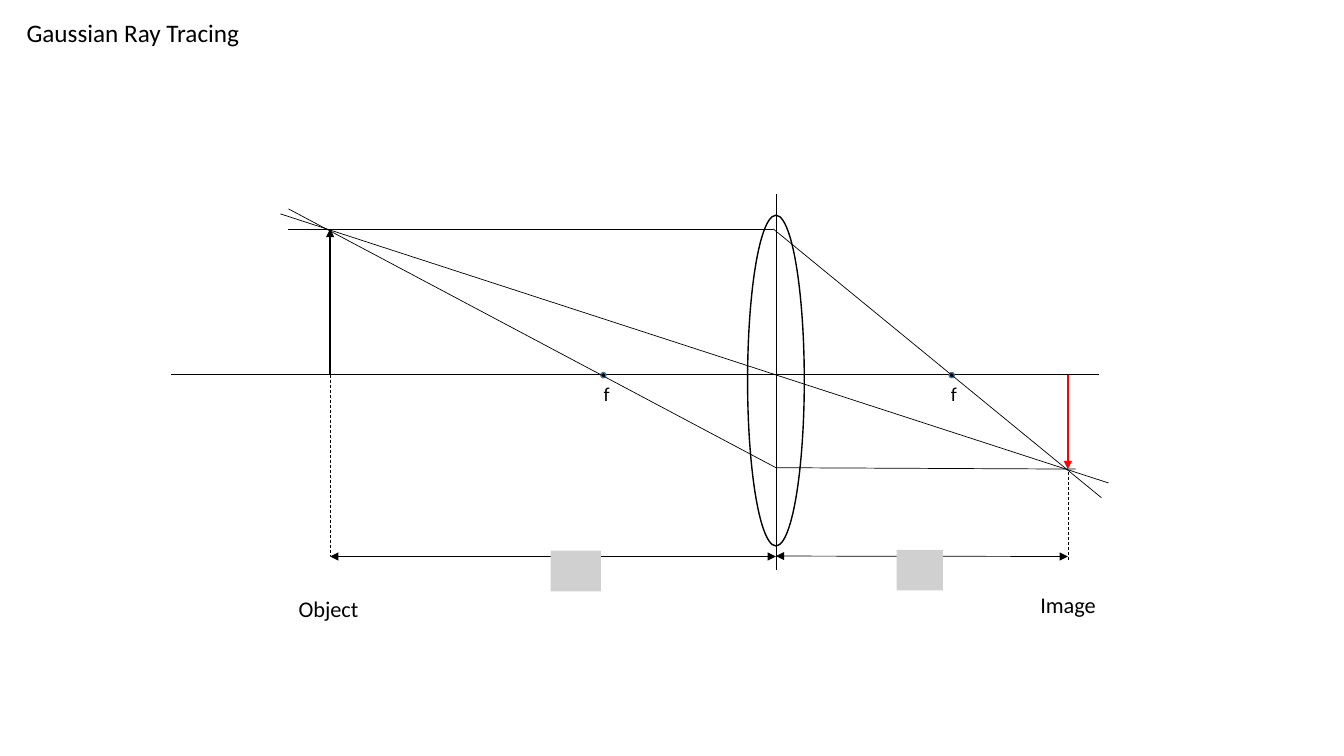
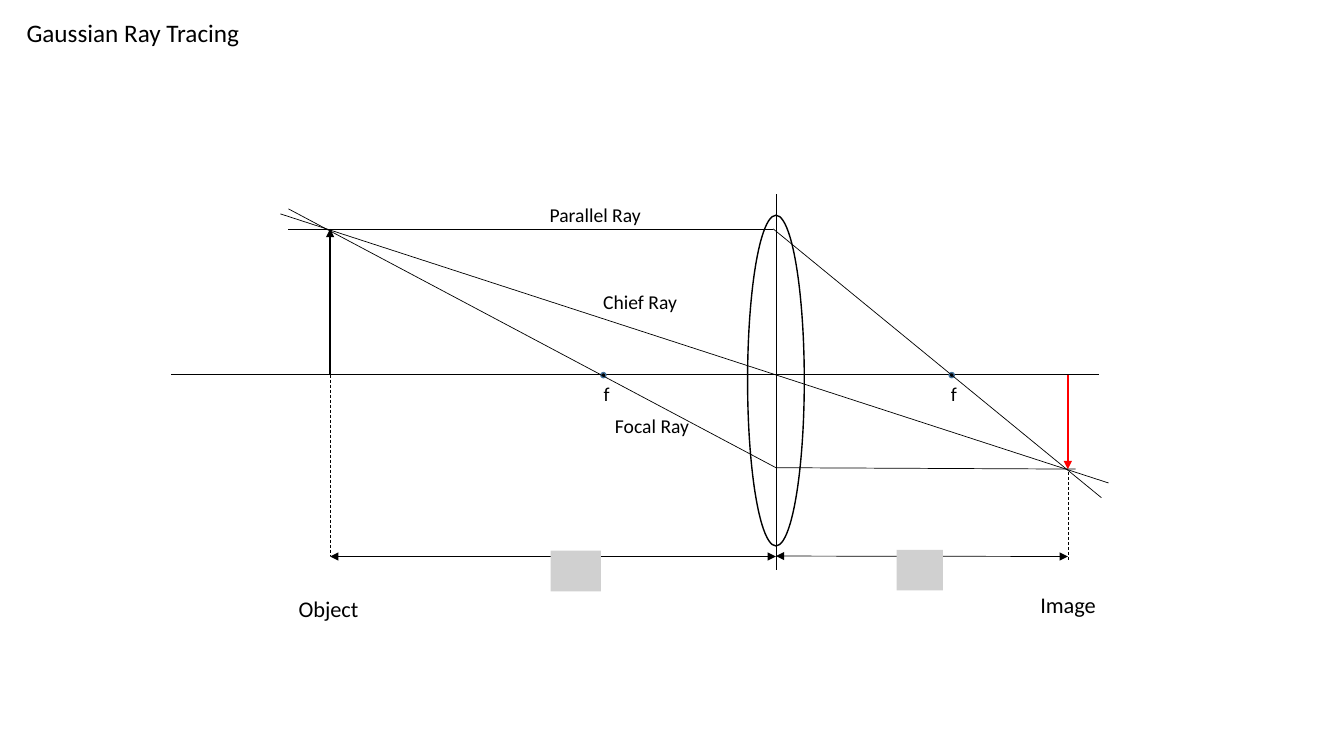
Before and after one commit to cyding/thesis, a slide deck: slide 1 of thesis/chapters/chapter2/Gauss.pptx. Drawn at 1344x756 pixels with LibreOffice and Linux fonts; fonts in the diff are those of the drawing; grey boxes stand for pictures. Boxes give left, top, right and bottom in pixels: in the first picture for what was removed or moved away, otherwise in the second. Text is boxed around its words. In the diff, an @@ line names an element or a change of style, - is before the commit and + after.

```diff
--- a/thesis/chapters/chapter2/Gauss.pptx
+++ b/thesis/chapters/chapter2/Gauss.pptx
@@ text added at (x1=550, y1=208, x2=641, y2=225), 14 pt, text #000000 @@
+Parallel Ray
@@ text added at (x1=603, y1=295, x2=677, y2=312), 14 pt, text #000000 @@
+Chief Ray
@@ text added at (x1=615, y1=417, x2=690, y2=436), 14 pt, text #000000 @@
+Focal Ray
```
Also in this commit, not shown: 35 other files.
